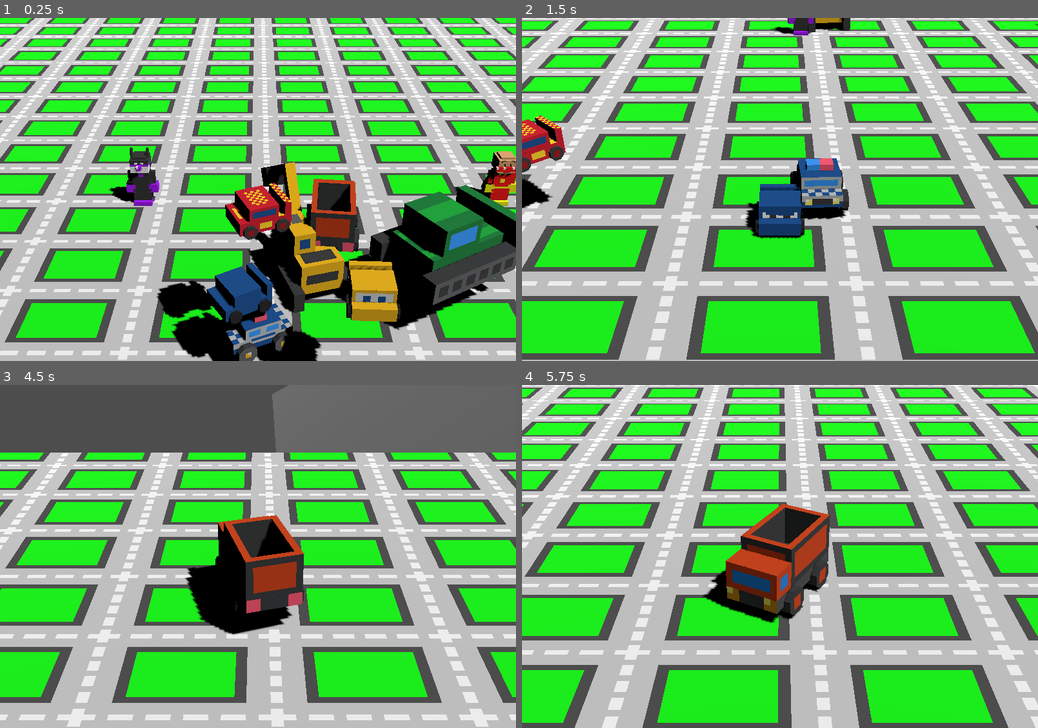
Above: before the commit, frames 1-4 (two rows, left to right).
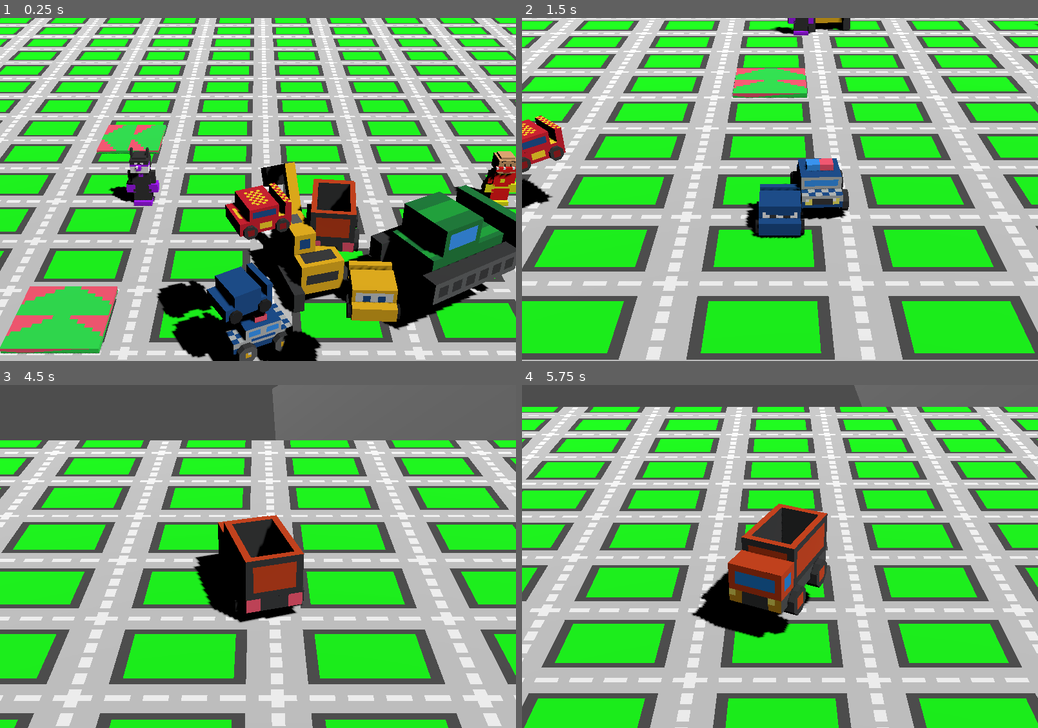
Above: after the commit, the same moments.

Repository: KYOHEI-ABC/CARS
Game: Godot game, scene res://main.tscn
The game is run twice, just before and just after one commit, with the same random seed, the same clock (stepped at 60 frames per second) and the same inputs.
Inputs:
- Up to frame 1 (0.25 s): no input
- Up to frame 2 (1.5 s): tap Enter at 0.5, 1.35 s; hold D 0.53-1.28 s; tap Shift at 0.6 s; tap Space at 0.77 s; hold S from 1.28 s (still down)
- Up to frame 3 (4.5 s): tap Space at 1.52, 3.02, 3.77 s; release S at 2.03 s; hold D 2.03-2.78 s; tap Shift at 2.1, 3.6 s; hold W 2.78-3.53 s; tap Enter at 2.85, 4.35 s; hold A from 3.53 s (still down)
- Up to frame 4 (5.75 s): tap Space at 4.52 s; release A at 5.03 s; hold S from 5.03 s (still down); tap Shift at 5.1 s

The runs differ from the first frame. In frame 1, 4.6% of the frame differs, in the area x 0-33%, y 31-98%; in frame 2, 1.2%; in frame 3, 50%; in frame 4, 72%, in the area x 0-100%, y 0-100%.

Commit message:
Add dash zone area with impulse behavior and integrate into main scene

Diff:
--- /dev/null
+++ b/dash_zone.tscn
@@ -0,0 +1,27 @@
+[gd_scene load_steps=6 format=3 uid="uid://msb3crunybhr"]
+
+[ext_resource type="Texture2D" uid="uid://dhum8xsjt006c" path="res://assets/sprites/dash_zone.png" id="1_7vaot"]
+[ext_resource type="Script" uid="uid://b6ntv7k5epnq1" path="res://scripts/dash_zone.gd" id="1_ynbs7"]
+
+[sub_resource type="BoxShape3D" id="BoxShape3D_7vaot"]
+size = Vector3(2, 0.5, 2)
+
+[sub_resource type="StandardMaterial3D" id="StandardMaterial3D_ynbs7"]
+albedo_texture = ExtResource("1_7vaot")
+uv1_scale = Vector3(2, 2, 2)
+uv1_offset = Vector3(0.5, 0, 0)
+texture_filter = 0
+
+[sub_resource type="BoxMesh" id="BoxMesh_txmpf"]
+material = SubResource("StandardMaterial3D_ynbs7")
+size = Vector3(2, 0.25, 2)
+
+[node name="Area3D" type="Area3D"]
+script = ExtResource("1_ynbs7")
+
+[node name="CollisionShape3D" type="CollisionShape3D" parent="."]
+shape = SubResource("BoxShape3D_7vaot")
+
+[node name="MeshInstance3D" type="MeshInstance3D" parent="CollisionShape3D"]
+transform = Transform3D(-1, 0, -8.74228e-08, 0, 1, 0, 8.74228e-08, 0, -1, 0, 0, 0)
+mesh = SubResource("BoxMesh_txmpf")
--- a/main.tscn
+++ b/main.tscn
@@ -1,9 +1,10 @@
-[gd_scene load_steps=21 format=3 uid="uid://bspiqu0w7xcr"]
+[gd_scene load_steps=22 format=3 uid="uid://bspiqu0w7xcr"]
 
 [ext_resource type="Script" uid="uid://dn1ec5l4c3v3g" path="res://scripts/main.gd" id="1_ig7tw"]
 [ext_resource type="Texture2D" uid="uid://dglw1m5i2ma38" path="res://assets/sprites/ground.png" id="2_0xm2m"]
 [ext_resource type="PackedScene" uid="uid://c6vm65c3gd7i" path="res://assets/cars/mcqueen.gltf" id="3_h2yge"]
 [ext_resource type="PackedScene" uid="uid://gm5gcgsa0m5" path="res://assets/cars/storm.gltf" id="3_lquwl"]
+[ext_resource type="PackedScene" uid="uid://msb3crunybhr" path="res://dash_zone.tscn" id="3_w48qg"]
 [ext_resource type="PackedScene" uid="uid://b7u1pjjrnbpgi" path="res://assets/cars/ramirez.gltf" id="5_7mycd"]
 [ext_resource type="PackedScene" uid="uid://cg2xt7ehuxyrw" path="res://assets/tomica/buru.gltf" id="6_kek77"]
 [ext_resource type="PackedScene" uid="uid://fq2pdp3hgiea" path="res://assets/tomica/dump.gltf" id="7_4c57u"]
@@ -90,6 +91,18 @@
 transform = Transform3D(0.848048, -0.280814, 0.449397, 0, 0.848048, 0.529919, -0.529919, -0.449397, 0.719186, 128, 0, 0)
 shadow_enabled = true
 
+[node name="Area3D" parent="Environment" instance=ExtResource("3_w48qg")]
+transform = Transform3D(1, 0, 0, 0, 1, 0, 0, 0, 1, -6, 0, 0)
+
+[node name="Area3D2" parent="Environment" instance=ExtResource("3_w48qg")]
+transform = Transform3D(-4.37114e-08, 0, 1, 0, 1, 0, -1, 0, -4.37114e-08, -6, 0, -9)
+
+[node name="Area3D3" parent="Environment" instance=ExtResource("3_w48qg")]
+transform = Transform3D(-0.965926, 0, 0.258819, 0, 1, 0, -0.258819, 0, -0.965926, -14, 0, -9)
+
+[node name="Area3D4" parent="Environment" instance=ExtResource("3_w48qg")]
+transform = Transform3D(0, 0, -1, 0, 1, 0, 1, 0, 0, -15, 0, 0)
+
 [node name="Models" type="Node" parent="."]
 
 [node name="blockbench_export" parent="Models" instance=ExtResource("3_h2yge")]
--- /dev/null
+++ b/scripts/dash_zone.gd
@@ -0,0 +1,17 @@
+extends Area3D
+
+const IMPULSE_FORCE: float = 16.0
+
+func _physics_process(_delta: float) -> void:
+	var direction = _get_impulse_direction()
+
+	for body in get_overlapping_bodies():
+		if body is StaticBody3D:
+			continue
+
+		body.linear_velocity = Vector3.ZERO
+		body.apply_central_impulse(direction)
+
+func _get_impulse_direction() -> Vector3:
+	var direction = - transform.basis.z.normalized()
+	return direction.normalized() * IMPULSE_FORCE
Binary file added: assets/sprites/dash_zone.png
Not shown, added: assets/sprites/dash_zone.png.import
